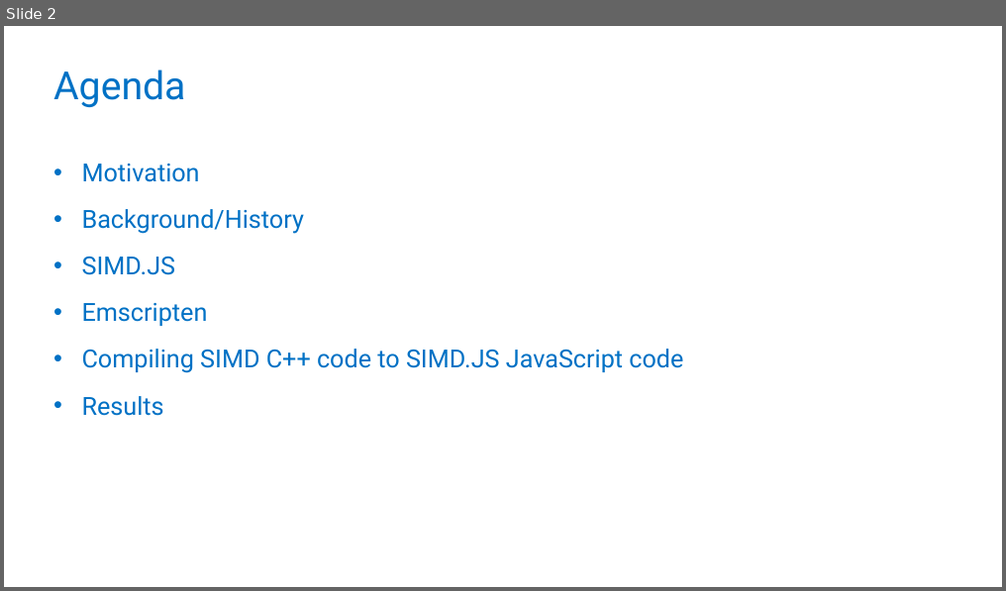
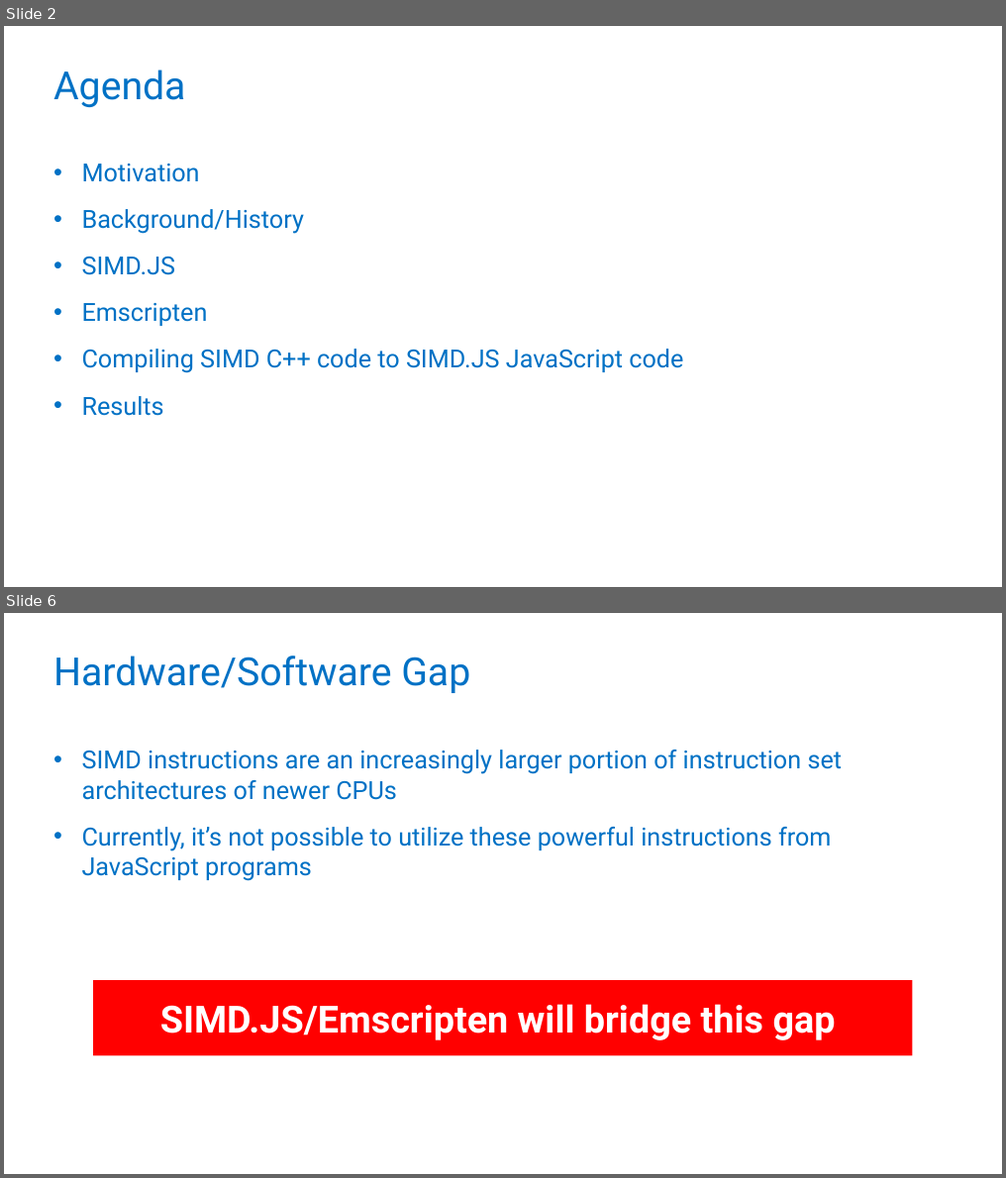
Before and after one commit to PeterJensen/wpmvp2015, a slide deck: simdjs-presentation.pptx. Shown one above the other, each under a label of ours: slide 2 before the commit, slides 2 and 6 after it; the slides between them are not shown. The pictures are 1006x591 and 1006x1178 pixels, drawn with LibreOffice and Linux fonts; fonts in the diff are those of the drawing; background and template pictures are left out. Boxes give left, top, right and bottom in pixels: in the first picture for what was removed or moved away, otherwise in the second. Text is boxed around its words. In the diff, an @@ line names an element or a change of style, - is before the commit and + after.

```diff
--- a/simdjs-presentation.pptx
+++ b/simdjs-presentation.pptx
@@ slide 6 added at <box>4,613,1002,1174</box>, background #FFFFFF @@
@@ title added at <box>54,656,470,693</box>, 37.3 pt, text #0071C5 @@
+Hardware/Software Gap
@@ text added at <box>82,750,843,881</box>, 24 pt, text #0071C5 @@
+• SIMD instructions are an increasingly larger portion of instruction set architectures of newer CPUs
+• Currently, it’s not possible to utilize these powerful instructions from JavaScript programs
@@ rectangle added at <box>93,980,912,1057</box>, fill #FF0000, 36 pt, text #FFFFFF, bold @@
+SIMD.JS/Emscripten will bridge this gap
```
Also in this commit, not shown: 5 other slides added, 3 other files.
